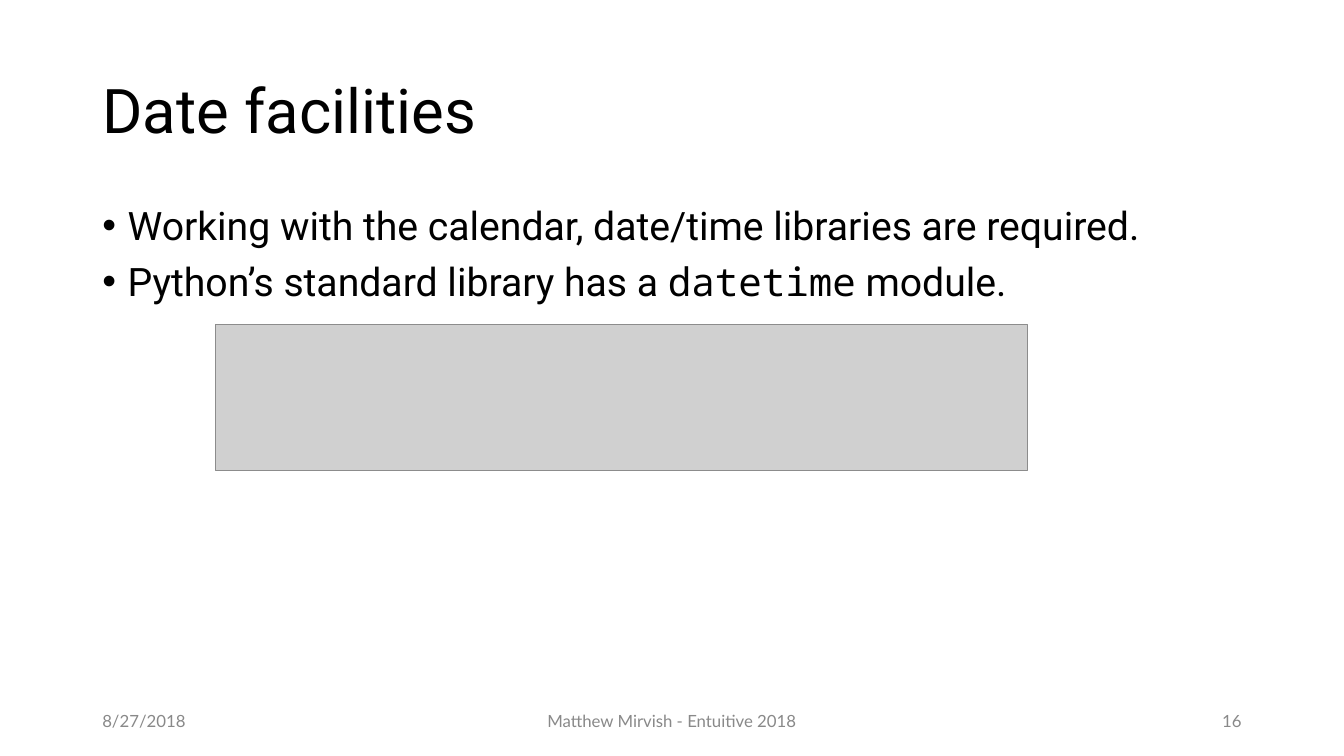
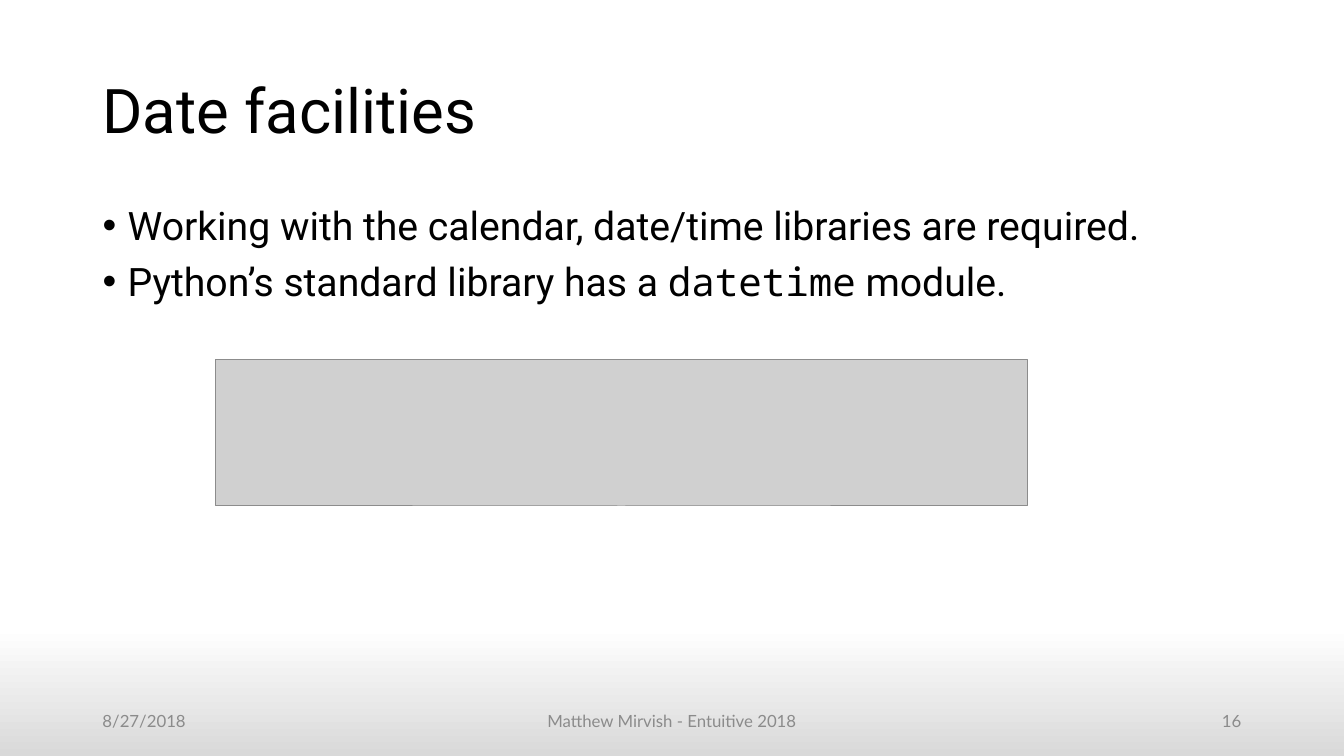
Before and after one commit to mincrmatt12/EntuitivePresentation2018, a slide deck: slide 16 of Entuitive 2018.odp. Drawn at 1344x756 pixels with LibreOffice and Linux fonts; fonts in the diff are those of the drawing; grey boxes stand for pictures. Boxes give left, top, right and bottom in pixels: in the first picture for what was removed or moved away, otherwise in the second. Text is boxed around its words. In the diff, an @@ line names an element or a change of style, - is before the commit and + after.

```diff
--- a/Entuitive 2018.odp
+++ b/Entuitive 2018.odp
@@ background #FFFFFF to gradient #FFFFFF to #D9D9D9 @@
@@ picture: place and size @@
-picture at box(216, 325, 1028, 471)
+picture at box(216, 360, 1027, 506)
@@ text colour #898989 to #8B8B8B in 3 elements at box(102, 715, 185, 728), box(547, 715, 796, 727), box(1222, 715, 1241, 727) @@
```
Also in this commit, not shown: 35 other slides changed, 1 other file.
